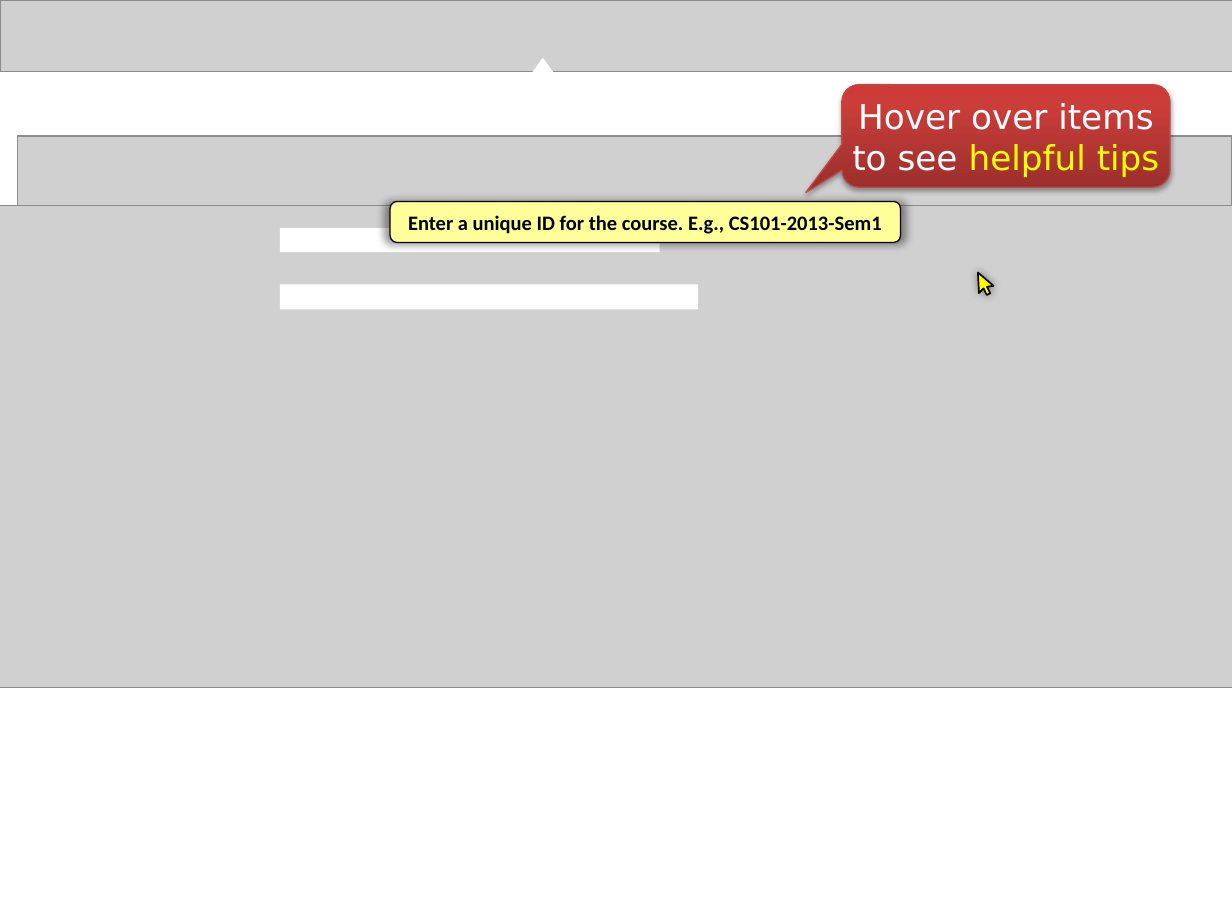
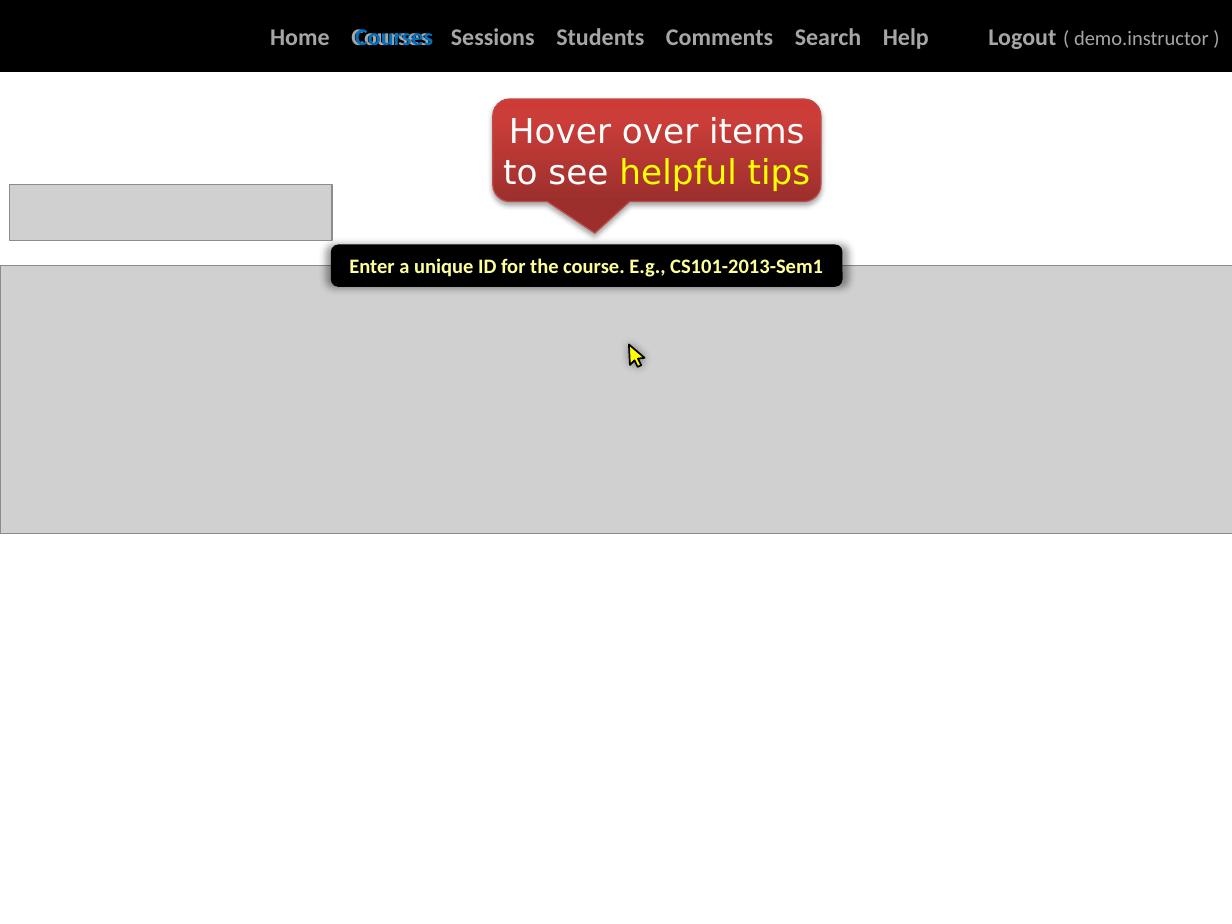
Before and after one commit to TEAMMATES/teammates, a slide deck: slide 7 of doc/video/video tour.pptx. Drawn at 1232x924 pixels with LibreOffice and Linux fonts; fonts in the diff are those of the drawing; grey boxes stand for pictures; background and template pictures are left out. Boxes give left, top, right and bottom in pixels: in the first picture for what was removed or moved away, otherwise in the second. Text is boxed around its words. In the diff, an @@ line names an element or a change of style, - is before the commit and + after.

```diff
--- a/doc/video/video tour.pptx
+++ b/doc/video/video tour.pptx
@@ picture removed at <box>0,0,1232,71</box> @@
@@ rectangle added at <box>0,0,1232,71</box>, fill #000000, 14 pt, text #A6A6A6, bold @@
+Home Courses Sessions Students Comments Search Help Logout ( demo.instructor )
@@ text added at <box>355,29,433,45</box>, 14 pt, text #0070C0, bold @@
+Courses
@@ triangle removed at <box>532,58,553,71</box> @@
@@ rounded speech box "Hover over items to see ...": place and size @@
-rounded speech box "Hover over items to see ..." at <box>841,85,1169,187</box>
+rounded speech box "Hover over items to see ..." at <box>493,99,821,201</box>
@@ rounded speech box "Hover over items to see ..." at <box>493,99,821,201</box>: proportions changed @@
@@ picture removed at <box>17,136,1232,670</box> @@
@@ picture added at <box>10,185,333,240</box> @@
@@ rectangle removed at <box>280,228,659,253</box> @@
@@ picture: place and size @@
-picture at <box>0,206,1232,689</box>
+picture at <box>0,266,1232,535</box>
@@ rounded rectangle "Enter a unique ID for ...": place and size @@
-rounded rectangle "Enter a unique ID for ..." at <box>391,202,901,243</box>
+rounded rectangle "Enter a unique ID for ..." at <box>331,245,841,286</box>
@@ rounded rectangle "Enter a unique ID for ..." at <box>331,245,841,286</box>: text colour #000000 to #FFFF99; fill #FFFF99 to #000000 @@
@@ rectangle removed at <box>280,285,699,309</box> @@
@@ freeform shape: place and size @@
-freeform shape at <box>971,269,996,298</box>
+freeform shape at <box>621,341,646,371</box>
```
Also in this commit, not shown: 17 other slides changed, 21 slides added, 29 slides removed.
